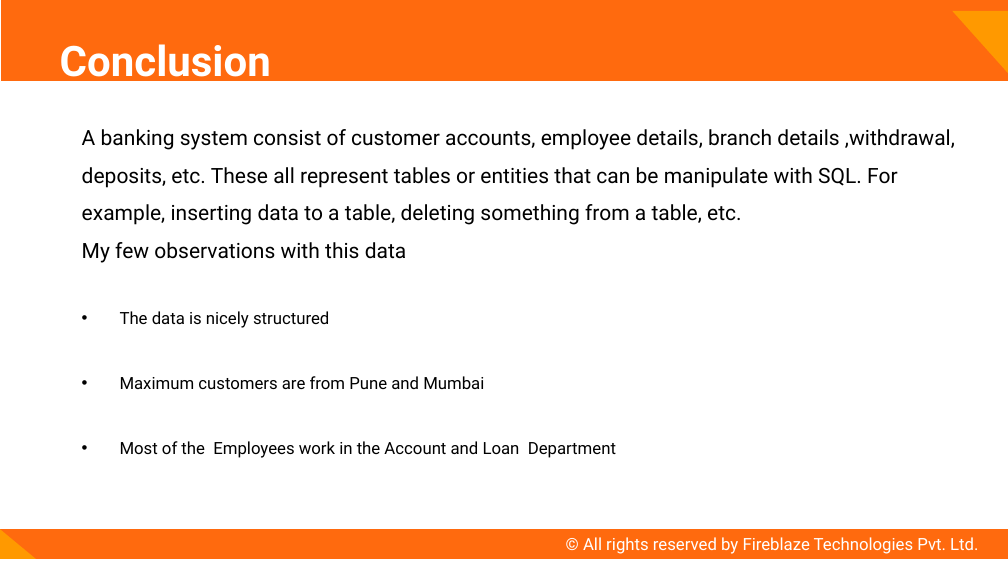
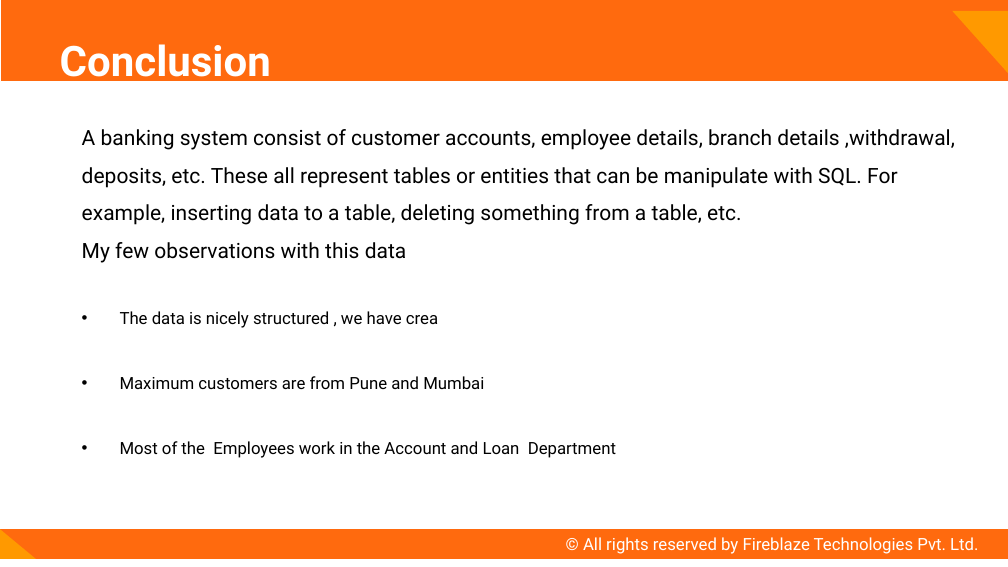
Before and after one commit to bhavesh-1995/fireblazework, a slide deck: slide 5 of fireblaze work/Project_3/PPT Format - SQL.pptx. Drawn at 1008x567 pixels with LibreOffice and Linux fonts; fonts in the diff are those of the drawing. Boxes give left, top, right and bottom in pixels: in the first picture for what was removed or moved away, otherwise in the second. Text is boxed around its words. In the diff, an @@ line names an element or a change of style, - is before the commit and + after.

```diff
--- a/fireblaze work/Project_3/PPT Format - SQL.pptx
+++ b/fireblaze work/Project_3/PPT Format - SQL.pptx
@@ text at (120, 311, 438, 328): text changed @@
-• The data is nicely structured
+• The data is nicely structured , we have crea
```
Also in this commit, not shown: 1 other slide changed, 5 other files.
